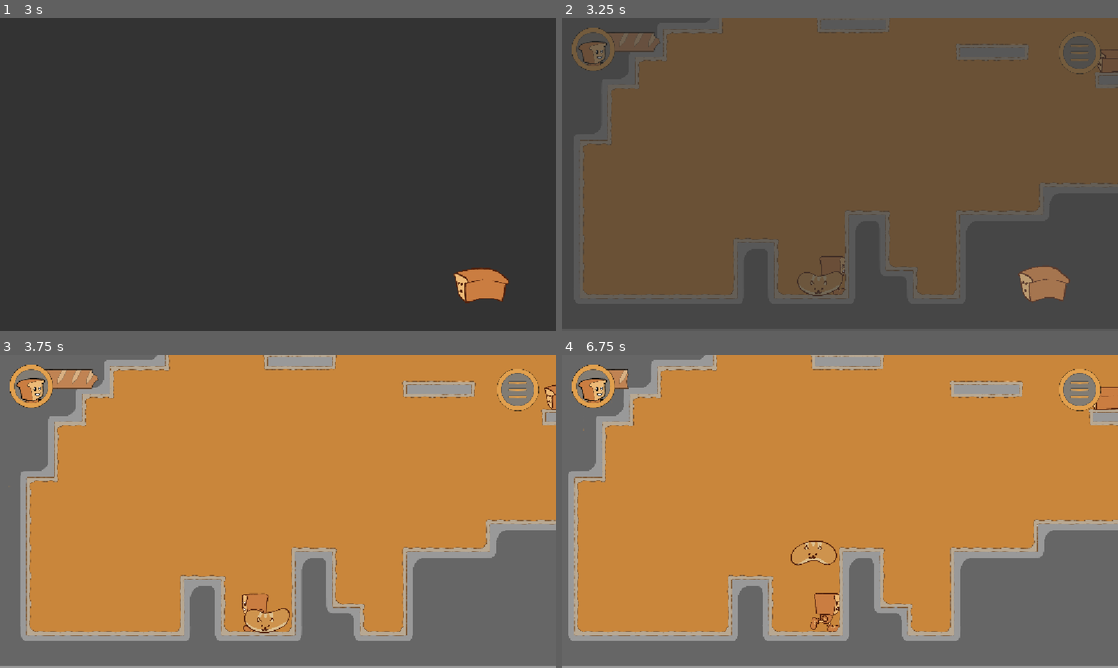
Above: before the commit, frames 1-4 (two rows, left to right).
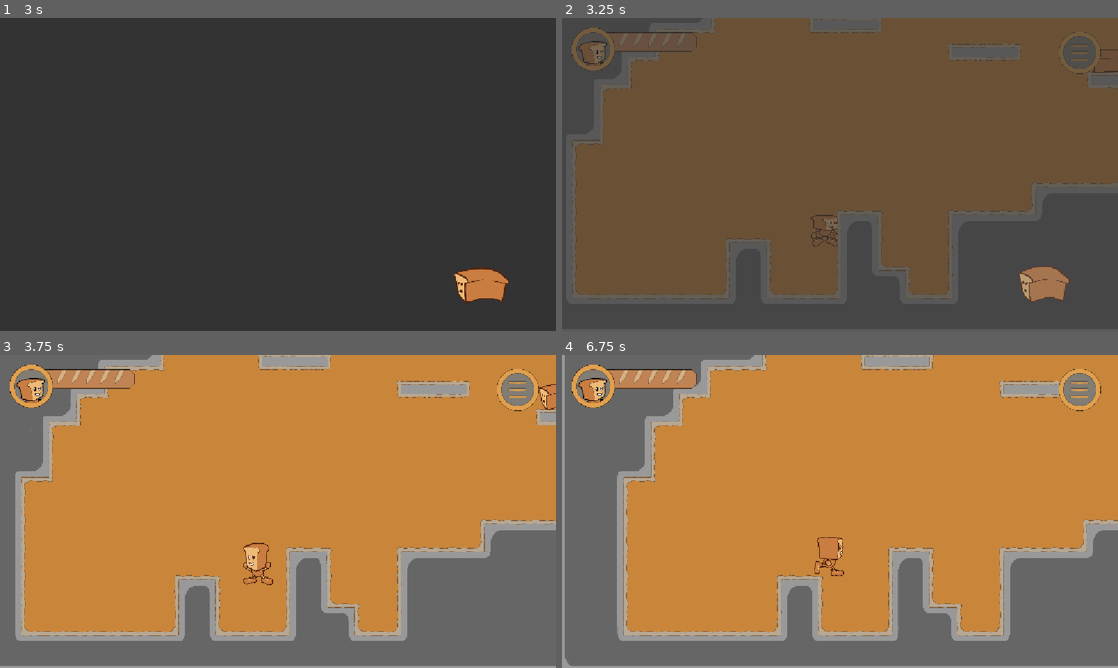
Above: after the commit, the same moments.

Repository: Espabul/Pan_demic
Game: Godot game, scene res://Scenes/UI/main_menu_scene.tscn
The game is run twice, just before and just after one commit, with the same random seed, the same clock (stepped at 60 frames per second) and the same inputs.
Inputs (mouse positions are in pixels of both pictures, inside the frame that each line leads up to):
- Up to frame 1 (3 s): click "PLAY" at 0.5 s; hold D (mover_derecha) 1.28-2 s; tap K (ataque) at 1.35 s; tap Space (saltar) at 1.52 s; click (522, 49) at 2 s; hold D (mover_derecha) from 2.78 s (still down); tap S (dash) at 2.85 s
- Up to frame 2 (3.25 s): keep holding D (mover_derecha); tap Space (saltar) at 3.02 s
- Up to frame 3 (3.75 s): release D (mover_derecha) at 3.53 s; hold A (mover izquierda) from 3.53 s (still down); tap O (disparo) at 3.6 s
- Up to frame 4 (6.75 s): release A (mover izquierda) at 4.28 s; hold D (mover_derecha) 4.28-5.78 s; tap P (disparoplus) at 4.35 s; tap Space (saltar) at 4.52, 5.27, 6.02 s; tap K (ataque) at 5.1 s; hold A (mover izquierda) 5.78-6.53 s; tap S (dash) at 5.85 s; hold D (mover_derecha) from 6.53 s (still down); tap O (disparo) at 6.6 s

Frame 1 is identical in both runs. In frame 2, 4.2% of the frame differs, in the area x 1-100%, y 0-90%; in frame 3, 7.6%; in frame 4, 26%, in the area x 0-100%, y 0-100%.

Commit message:
Fungitajo proyectil

Diff:
--- a/Scenes/Enemigos/Fungitajo/fungitajo_proyectil.tscn
+++ b/Scenes/Enemigos/Fungitajo/fungitajo_proyectil.tscn
@@ -50,9 +50,9 @@
 [sub_resource type="CircleShape2D" id="CircleShape2D_r6xtk"]
 radius = 36.013885
 
-[node name="Fungitajo_Proyectil" type="Area2D" unique_id=436198129]
+[node name="Fungitajo_Proyectil" type="Area2D" unique_id=436198129 groups=["enemy"]]
 position = Vector2(949, 288)
-collision_layer = 0
+collision_layer = 5
 collision_mask = 5
 script = ExtResource("1_nd631")
 direccion = Vector2(1, 0)
--- a/Scenes/Salas/Level1_Amasadora.tscn
+++ b/Scenes/Salas/Level1_Amasadora.tscn
@@ -426,6 +426,6 @@
 position = Vector2(1411, -899)
 
 [node name="Flybun" parent="." unique_id=14139485 instance=ExtResource("5_4n4k6")]
-position = Vector2(169, -678)
+position = Vector2(-318, -2264)
 
 [node name="GameScreen" parent="." unique_id=1350099081 instance=ExtResource("6_268t0")]
